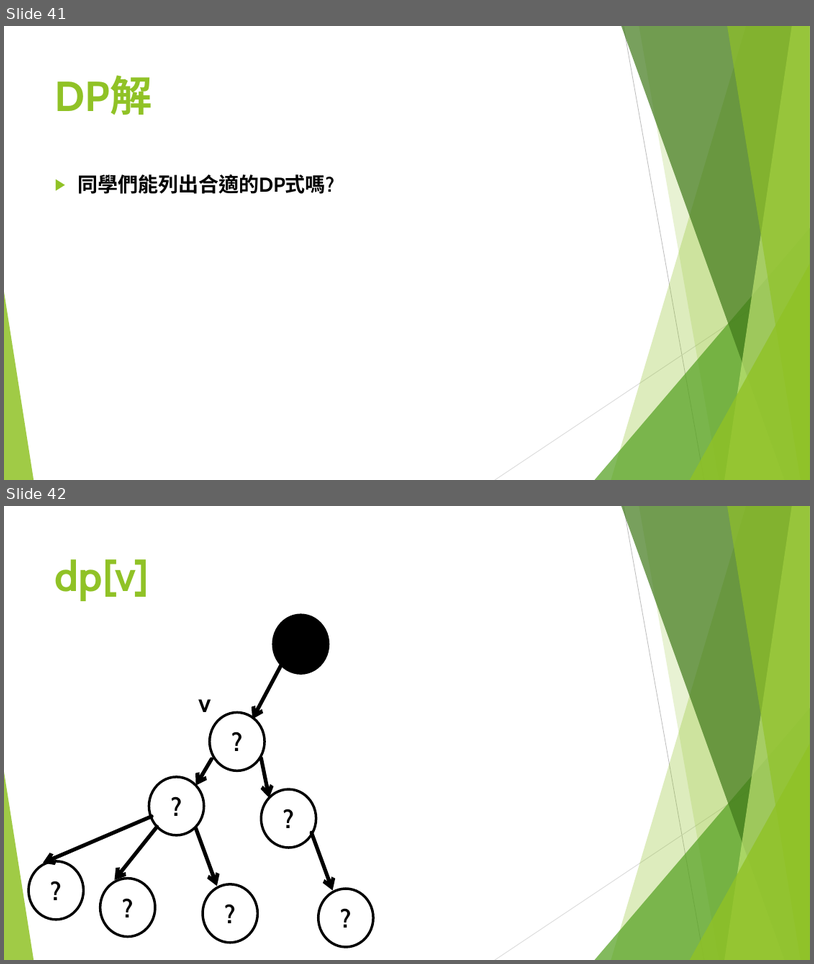
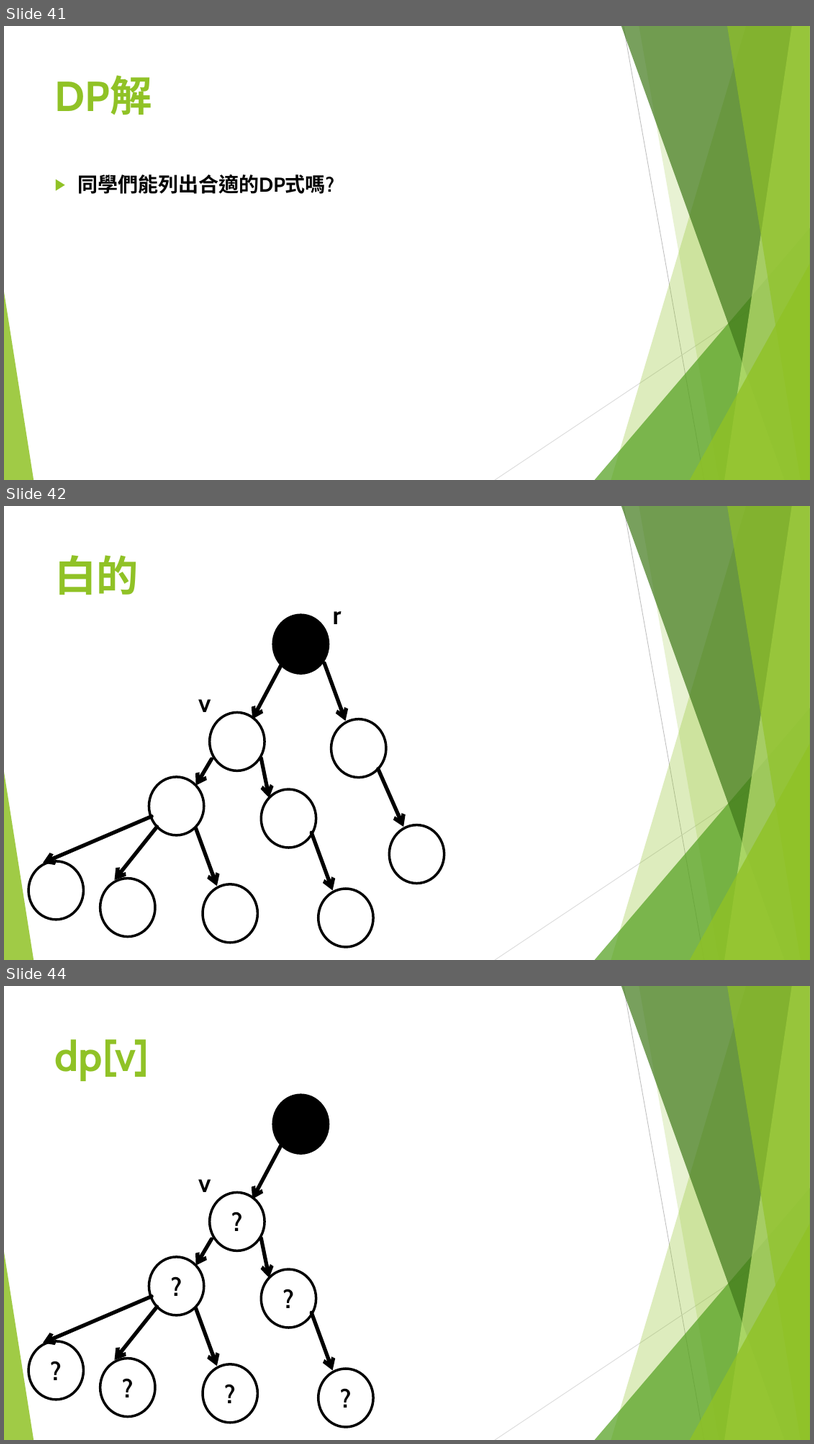
Before and after one commit to S920105123/DP2, a slide deck: presentation/進階動態規劃.pptx. Shown one above the other, each under a label of ours: slides 41 and 42 before the commit, slides 41, 42 and 44 after it; the slides between them are not shown. The pictures are 814x964 and 814x1444 pixels, drawn with LibreOffice and Linux fonts; fonts in the diff are those of the drawing. Boxes give left, top, right and bottom in pixels: in the first picture for what was removed or moved away, otherwise in the second. Text is boxed around its words. In the diff, an @@ line names an element or a change of style, - is before the commit and + after.

Commit message:
GG...

```diff
--- a/presentation/進階動態規劃.pptx
+++ b/presentation/進階動態規劃.pptx
@@ slide 42 added at (4, 506, 810, 960), background #FFFFFF; not listed: 10 template elements that a slide beside it also shows @@
@@ title added at (55, 555, 139, 595), 50 pt, text #90C226, bold @@
+白的
@@ text added at (333, 611, 342, 624), 30 pt, text #000000, bold @@
+r
@@ ellipse added at (273, 615, 328, 673), fill #000000, outline #000000 3 pt @@
@@ arrow added from (282, 664) to (252, 719), #000000 4.5 pt @@
@@ arrow added from (324, 663) to (346, 721), #000000 4.5 pt @@
@@ text added at (198, 699, 211, 712), 30 pt, text #000000, bold @@
+v
@@ ellipse added at (210, 713, 265, 770), outline #000000 3 pt @@
@@ ellipse added at (332, 719, 386, 777), outline #000000 3 pt @@
@@ arrow added from (211, 759) to (196, 785), #000000 4.5 pt @@
@@ arrow added from (261, 758) to (270, 798), #000000 4.5 pt @@
@@ ellipse added at (149, 777, 204, 835), outline #000000 3 pt @@
@@ arrow added from (378, 769) to (404, 826), #000000 4.5 pt @@
@@ ellipse added at (261, 789, 316, 847), outline #000000 3 pt @@
@@ arrow added from (152, 816) to (43, 863), #000000 4.5 pt @@
@@ arrow added from (157, 826) to (115, 880), #000000 4.5 pt @@
@@ arrow added from (196, 828) to (217, 886), #000000 4.5 pt @@
@@ ellipse added at (389, 825, 445, 883), outline #000000 3 pt @@
@@ arrow added from (312, 833) to (333, 890), #000000 4.5 pt @@
@@ ellipse added at (28, 861, 84, 919), outline #000000 3 pt @@
@@ ellipse added at (100, 878, 155, 936), outline #000000 3 pt @@
@@ ellipse added at (203, 884, 258, 942), outline #000000 3 pt @@
@@ ellipse added at (319, 888, 373, 947), outline #000000 3 pt @@
@@ what was slide 42 is now slide 44 @@
```
Also in this commit, not shown: 1 slide changed, 1 other slide added.
